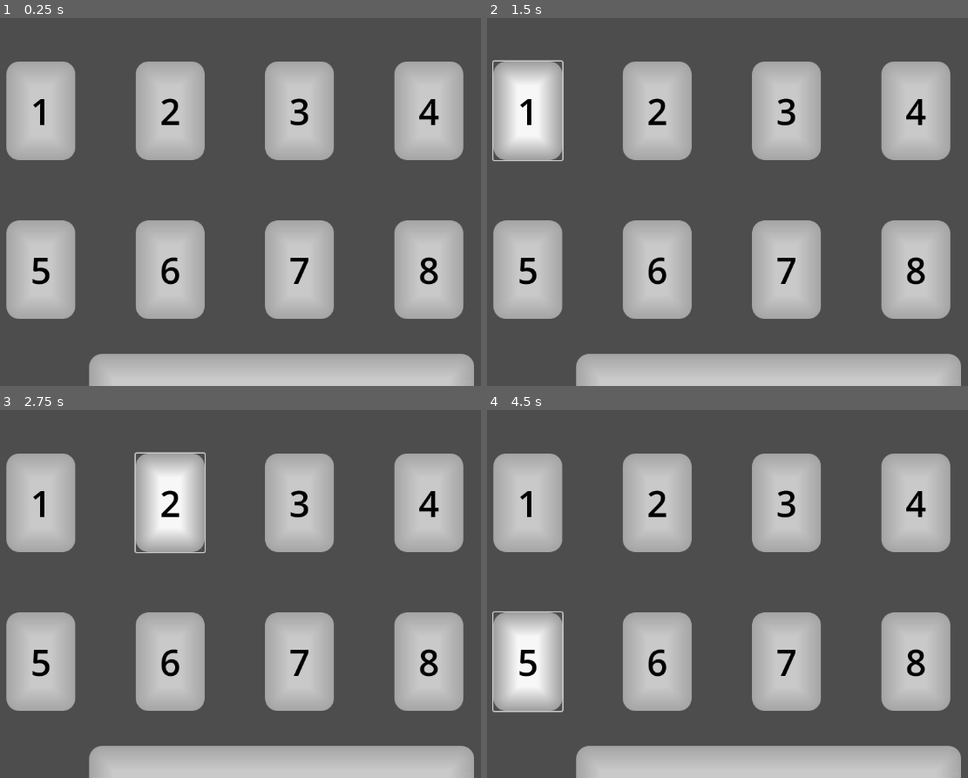
Above: before the commit, frames 1-4 (two rows, left to right).
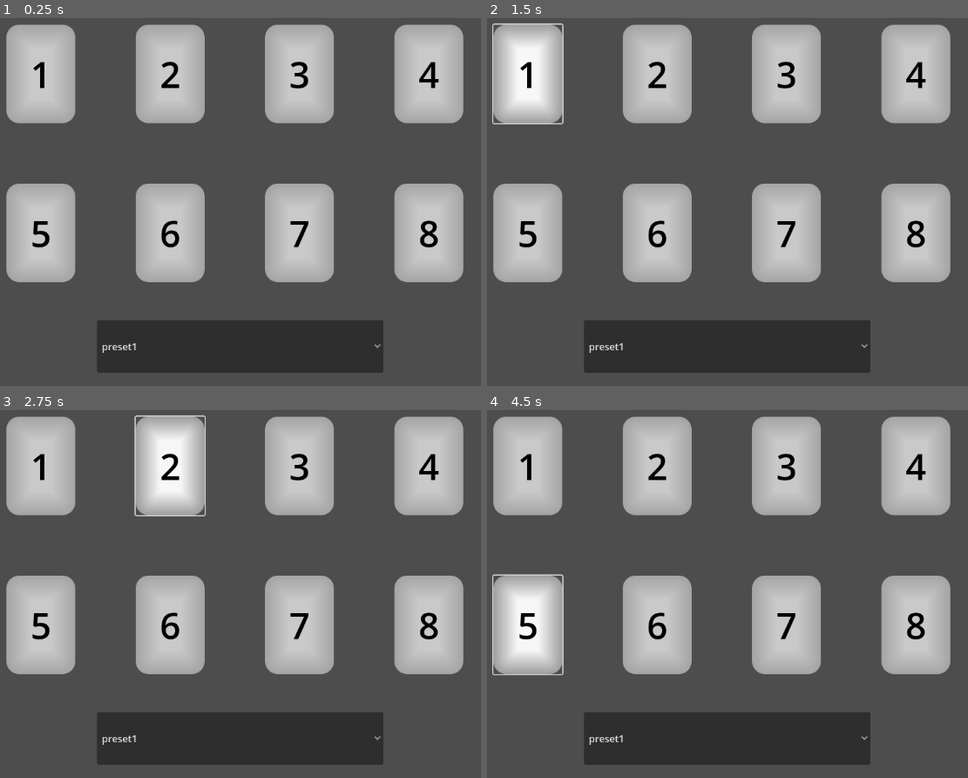
Above: after the commit, the same moments.

Repository: Lucasmoidel/stream-deck-ui
Game: Godot game, scene res://ui.tscn
The game is run twice, just before and just after one commit, with the same random seed, the same clock (stepped at 60 frames per second) and the same inputs. This scene is started directly instead of the project's main scene.
Inputs (mouse positions are in pixels of both pictures, inside the frame that each line leads up to; where the layout moved, square brackets give the same spot in the first picture):
- Up to frame 1 (0.25 s): no input
- Up to frame 2 (1.5 s): click (727, 345) [770, 382] at 0.5 s; click "1" at 1.25 s
- Up to frame 3 (2.75 s): click "2" at 2 s
- Up to frame 4 (4.5 s): click "3" at 2.75 s; click "4" at 3.5 s; click "5" at 4.25 s

The runs differ from the first frame. In frame 1, 39% of the frame differs, in the area x 1-99%, y 1-100%; in frame 2, 40%; in frame 3, 40%; in frame 4, 40%.

Commit message:
Update ui.tscn

Diff:
--- a/ui.tscn
+++ b/ui.tscn
@@ -18,10 +18,10 @@
 anchor_top = 0.5
 anchor_right = 0.5
 anchor_bottom = 0.5
-offset_left = -218.0
-offset_top = -133.0
-offset_right = 218.0
-offset_bottom = 133.0
+offset_left = -378.0
+offset_top = -274.0
+offset_right = 378.0
+offset_bottom = 152.0
 grow_horizontal = 2
 grow_vertical = 2
 theme_override_constants/h_separation = 100
@@ -77,14 +77,13 @@
 text = "8
 "
 
-[node name="VBoxContainer" type="VBoxContainer" parent="."]
+[node name="OptionButton" type="OptionButton" parent="."]
 layout_mode = 0
-offset_left = 335.0
-offset_top = 595.0
-offset_right = 972.0
-offset_bottom = 687.0
-theme = ExtResource("1_cs2sk")
-alignment = 1
-
-[node name="OptionButton" type="OptionButton" parent="VBoxContainer"]
-layout_mode = 2
+offset_left = 348.0
+offset_top = 539.0
+offset_right = 822.0
+offset_bottom = 626.0
+item_count = 1
+selected = 0
+popup/item_0/text = "preset1"
+popup/item_0/id = 0
